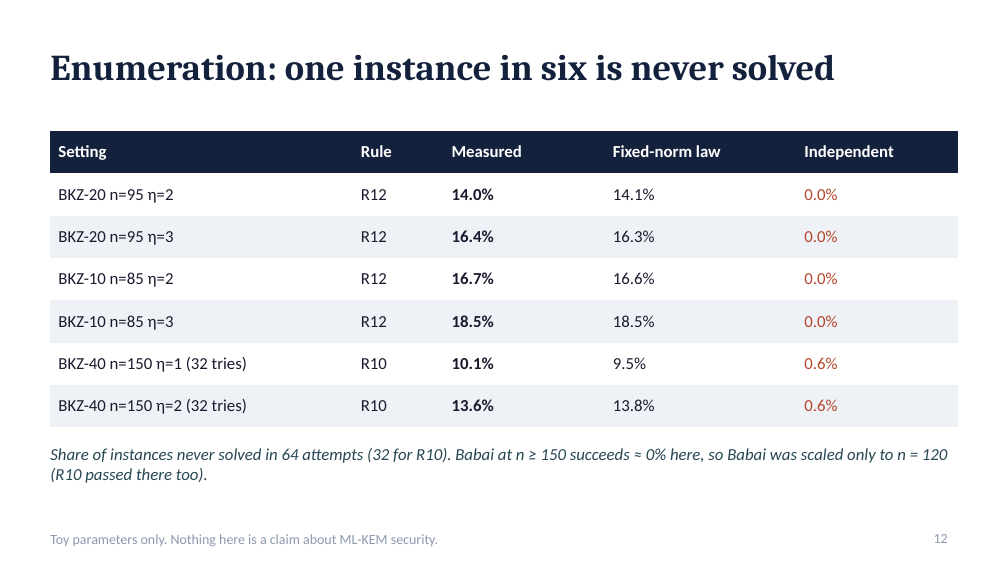
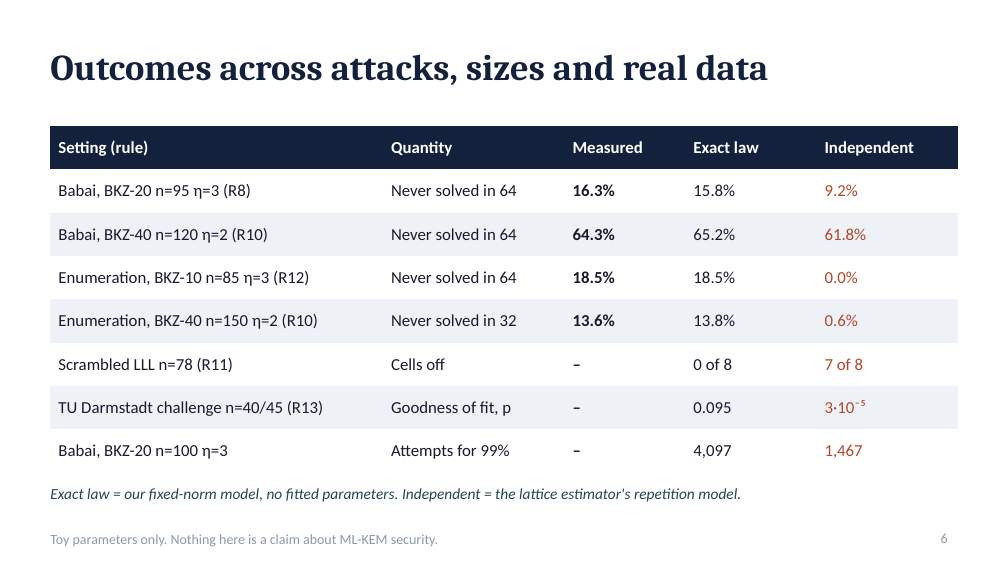
Before and after one commit to sudu787/crypto_project, a slide deck: slide 6 of Retry_study_deck.pptx (slide 12 before the commit). Drawn at 1008x567 pixels with LibreOffice and Linux fonts; fonts in the diff are those of the drawing. Boxes give left, top, right and bottom in pixels: in the first picture for what was removed or moved away, otherwise in the second. Text is boxed around its words. In the diff, an @@ line names an element or a change of style, - is before the commit and + after.

Commit message:
10-slide deck with contributions, outcomes and references; fix R10 numbers
- Retry_study_deck.pptx / make_deck.js: rebuilt as 10 slides, adding an
  explicit contributions slide, an outcomes table across all settings and a
  references slide with years.
- Retry_study_summary.md: the R10 Babai never-solved figures were reversed;
  now 64.3% measured, 65.2% exact law, 61.8% independent (per the log).

```diff
--- a/Retry_study_deck.pptx
+++ b/Retry_study_deck.pptx
@@ title at [50, 54, 768, 85]: text changed @@
-Enumeration: one instance in six is never solved
+Outcomes across attacks, sizes and real data
@@ table at [50, 126, 958, 463] @@
-row 1: Setting | Rule | Measured | Fixed-norm law | Independent
-row 2: BKZ-20 n=95 η=2 | R12 | 14.0% | 14.1% | 0.0%
-row 3: BKZ-20 n=95 η=3 | R12 | 16.4% | 16.3% | 0.0%
-row 4: BKZ-10 n=85 η=2 | R12 | 16.7% | 16.6% | 0.0%
-row 5: BKZ-10 n=85 η=3 | R12 | 18.5% | 18.5% | 0.0%
-row 6: BKZ-40 n=150 η=1 (32 tries) | R10 | 10.1% | 9.5% | 0.6%
-row 7: BKZ-40 n=150 η=2 (32 tries) | R10 | 13.6% | 13.8% | 0.6%
+row 1: Setting (rule) | Quantity | Measured | Exact law | Independent
+row 2: Babai, BKZ-20 n=95 η=3 (R8) | Never solved in 64 | 16.3% | 15.8% | 9.2%
+row 3: Babai, BKZ-40 n=120 η=2 (R10) | Never solved in 64 | 64.3% | 65.2% | 61.8%
+row 4: Enumeration, BKZ-10 n=85 η=3 (R12) | Never solved in 64 | 18.5% | 18.5% | 0.0%
+row 5: Enumeration, BKZ-40 n=150 η=2 (R10) | Never solved in 32 | 13.6% | 13.8% | 0.6%
+row 6: Scrambled LLL n=78 (R11) | Cells off | – | 0 of 8 | 7 of 8
+row 7: TU Darmstadt challenge n=40/45 (R13) | Goodness of fit, p | – | 0.095 | 3·10⁻⁵
+row 8: Babai, BKZ-20 n=100 η=3 | Attempts for 99% | – | 4,097 | 1,467
@@ table: place and size @@
-table at [50, 131, 958, 418]
+table at [50, 126, 958, 463]
@@ text removed at [50, 448, 948, 483] @@
-Share of instances never solved in 64 attempts (32 for R10). Babai at n ≥ 150 succeeds ≈ 0% here, so Babai was scaled only to n = 120 (R10 passed there too).
@@ text added at [50, 488, 741, 502], 11 pt, text #264653, italic @@
+Exact law = our fixed-norm model, no fitted parameters. Independent = the lattice estimator's repetition model.
@@ page number at [941, 533, 948, 543]: text changed @@
-12
+6
```
Also in this commit, not shown: 4 other slides changed, 3 slides added, 9 slides removed, 4 other files.
